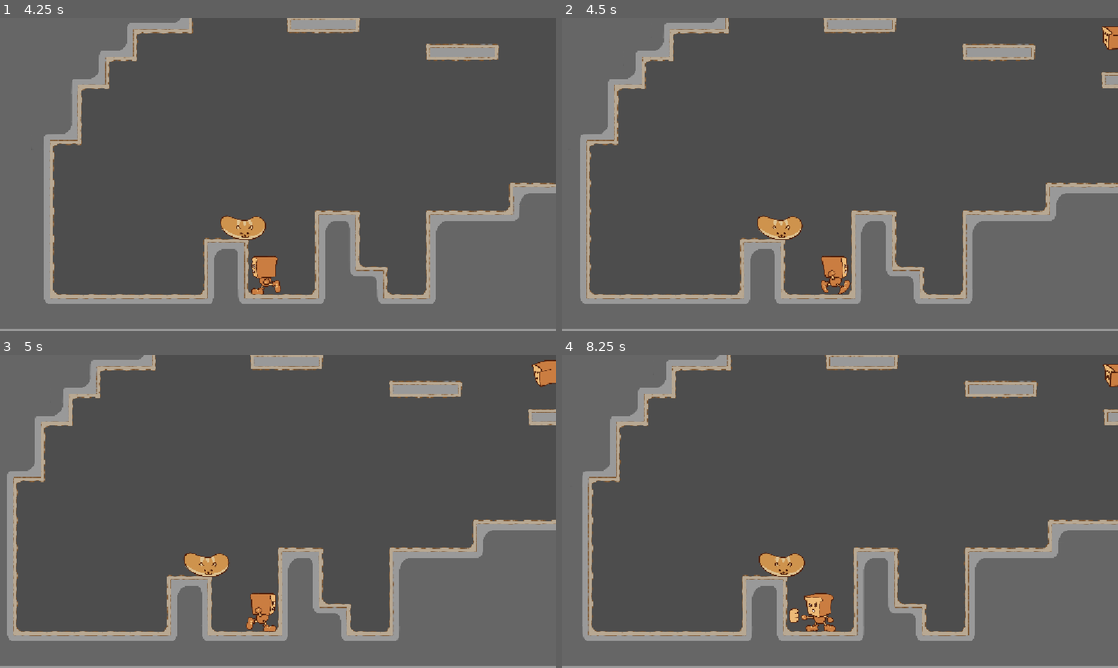
Above: before the commit, frames 1-4 (two rows, left to right).
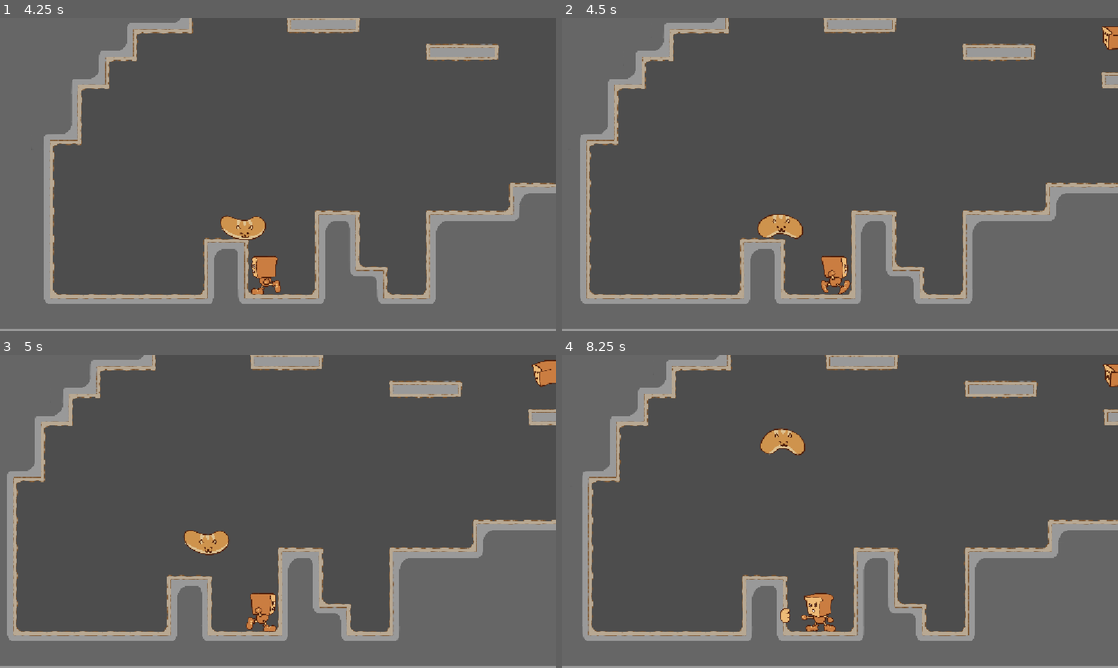
Above: after the commit, the same moments.

Repository: Espabul/Pan_demic
Game: Godot game, scene res://Scenes/Salas/Level1_Amasadora.tscn
Two runs of this game, one before a commit and one after it. Both use one fixed random seed, a clock stepped at 60 frames per second and the inputs below.
Inputs:
- Up to frame 1 (4.25 s): hold D (mover_derecha) 0.53-2.03 s; tap K (ataque) at 0.6, 3.6 s; tap Space (saltar) at 0.77, 1.52, 3.02, 3.77 s; tap S (dash) at 1.35 s; hold A (mover izquierda) from 2.03 s (still down); tap O (disparo) at 2.1 s; tap P (disparoplus) at 2.85 s
- Up to frame 2 (4.5 s): release A (mover izquierda) at 4.28 s; hold D (mover_derecha) from 4.28 s (still down); tap S (dash) at 4.35 s
- Up to frame 3 (5 s): keep holding D (mover_derecha); tap Space (saltar) at 4.52 s
- Up to frame 4 (8.25 s): tap O (disparo) at 5.1, 8.1 s; tap P (disparoplus) at 5.85 s; tap Space (saltar) at 6.02, 6.77, 7.52 s; tap K (ataque) at 6.6 s; tap S (dash) at 7.35 s; release D (mover_derecha) at 8.03 s; hold A (mover izquierda) from 8.03 s (still down)

Frame 1 is identical in both runs. In frame 2, 0.3% of the frame differs, in the area x 35-44%, y 62-71%; in frame 3, 1.0%; in frame 4, 1.1%, in the area x 35-44%, y 23-86%.

Commit message:
Flybun finished

Diff:
--- a/Scenes/Enemigos/Flybun/flybun.tscn
+++ b/Scenes/Enemigos/Flybun/flybun.tscn
@@ -150,6 +150,8 @@
 shape = SubResource("CapsuleShape2D_60dfp")
 
 [node name="Hurtbox" type="Area2D" parent="." unique_id=2079157896]
+collision_layer = 2
+collision_mask = 16
 
 [node name="CollisionShape2D" type="CollisionShape2D" parent="Hurtbox" unique_id=1130918976]
 position = Vector2(-8, 0)
@@ -159,3 +161,4 @@
 
 [connection signal="body_entered" from="Detección" to="." method="_on_detección_body_entered"]
 [connection signal="body_exited" from="Detección" to="." method="_on_detección_body_exited"]
+[connection signal="area_entered" from="Hurtbox" to="." method="_on_hurtbox_area_entered"]
--- a/Scripts/Enemigos/Flybun/flybun.gd
+++ b/Scripts/Enemigos/Flybun/flybun.gd
@@ -4,6 +4,7 @@
 @export var velocidad = 300
 @export var rango = 400
 @export var gravedad = 2000
+@export var velocidad_subida = 150
 
 var detectar_jugador = null
 var tiempo = 0.0
@@ -33,12 +34,28 @@
 	if estado == "cayendo":
 		velocity.x = 0
 		velocity.y += gravedad * delta
+
 	move_and_slide()
+
 	if estado == "cayendo" and is_on_floor() ==true:
 		estado = "en_suelo"
 		tiempo = 2.0
 		velocity = Vector2(0,0)
 		print("En el suelo")
+
+	if estado == "en_suelo":
+		tiempo -= delta
+		if tiempo <= 0:
+			estado = "subiendo"
+			$AnimatedSprite2D.play("Volar")
+
+	if estado == "subiendo":
+		velocity.x = 0
+		velocity.y = -150
+		if global_position.y <= pos_y:
+			global_position.y = pos_y
+			estado = "volando"
+
 
 
 func _on_detección_body_entered(body: Node2D) -> void:
@@ -52,3 +69,16 @@
 func _on_detección_body_exited(body: Node2D) -> void:
 	if body.is_in_group("player"):
 		detectar_jugador = null
+
+
+func recibir_daño(cantidad):
+	vida -= cantidad
+	if vida<= 0:
+		queue_free()
+	else:
+		$AnimatedSprite2D/AnimationPlayer.play("Daño")
+
+
+func _on_hurtbox_area_entered(area: Area2D) -> void:
+	recibir_daño(1)
+	print("Flybun golpeado")
